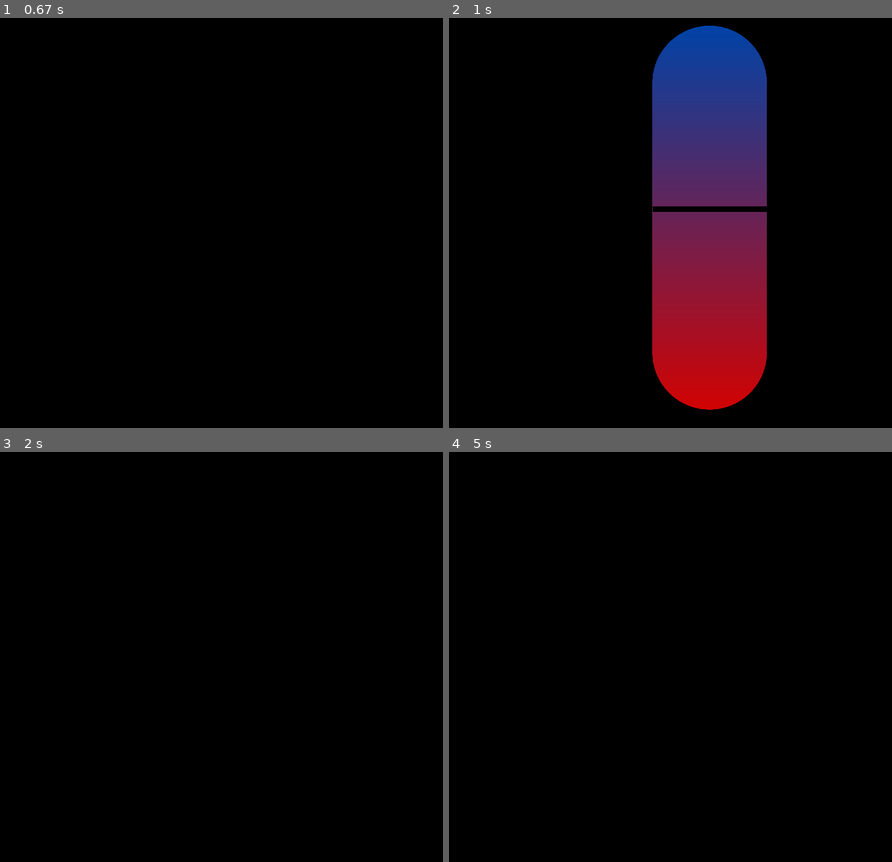
Above: before the commit, frames 1-4 (two rows, left to right).
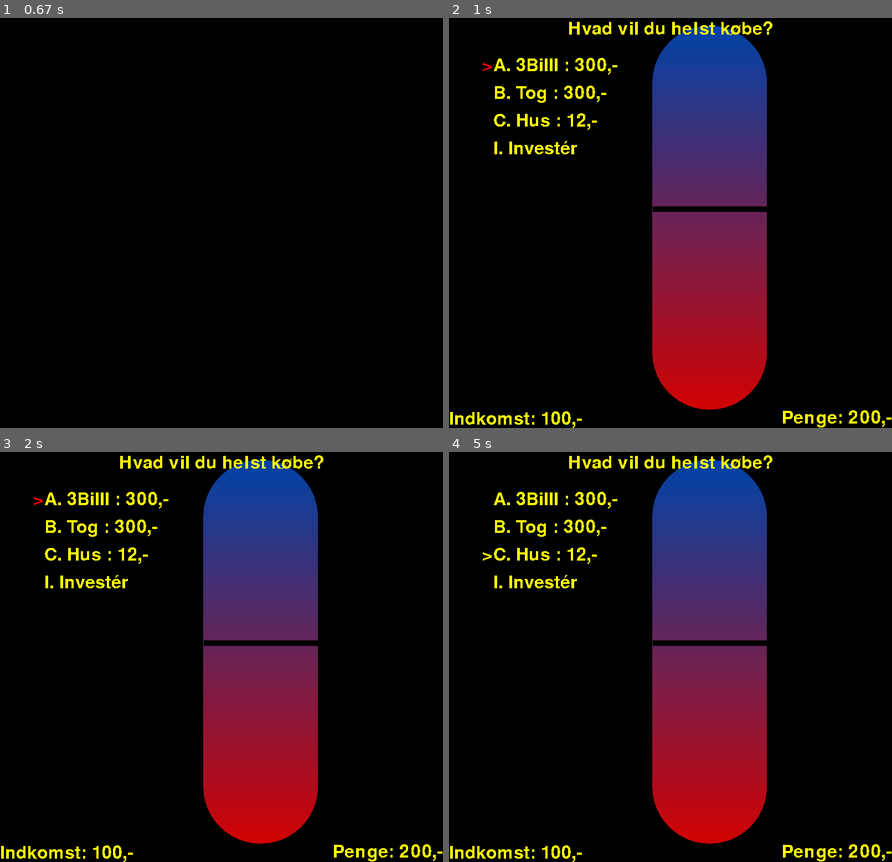
Above: after the commit, the same moments.

Repository: toke-dk/FIRE-game
Game: pygame game, started from main.py
Same seed, same stepped clock (60 frames per second), same inputs: the game is played once before the commit and once after it.
Inputs:
- Up to frame 1 (0.67 s): tap Enter at 0.33 s
- Up to frame 2 (1 s): type "an" at 0.67 s
- Up to frame 3 (2 s): type "n" at 1.2 s; tap Enter at 1.5 s
- Up to frame 4 (5 s): tap C at 4.53 s

Frame 1 is identical in both runs. In frame 2, 2.2% of the frame differs, in the area x 0-100%, y 0-100%; in frame 3, 24%; in frame 4, 24%.

Commit message:
small changes

Diff:
--- a/main.py
+++ b/main.py
@@ -3,6 +3,7 @@
 import pygame_stuff.progress_bar
 import random
 from sys import exit
+import time
 
 
 def next_question(quiz_sets, index):
@@ -230,6 +231,7 @@
 
                         arrow["number"] = 0
                         # only start new round if there is another question
+                        question_id += 1
                         if question_id < len(quiz_sets):
                             quiz_set = next_question(quiz_sets, question_id)
 
--- a/pygame_stuff/progress_bar.py
+++ b/pygame_stuff/progress_bar.py
@@ -34,7 +34,3 @@
 
     pygame.draw.rect(screen, black, (368, y_bar, 206, 10), width=0, border_radius=0, border_top_left_radius=-1,
                      border_top_right_radius=-1, border_bottom_left_radius=-1, border_bottom_right_radius=-1)
-
-    pygame.display.update()
-
-    pygame.display.flip()
